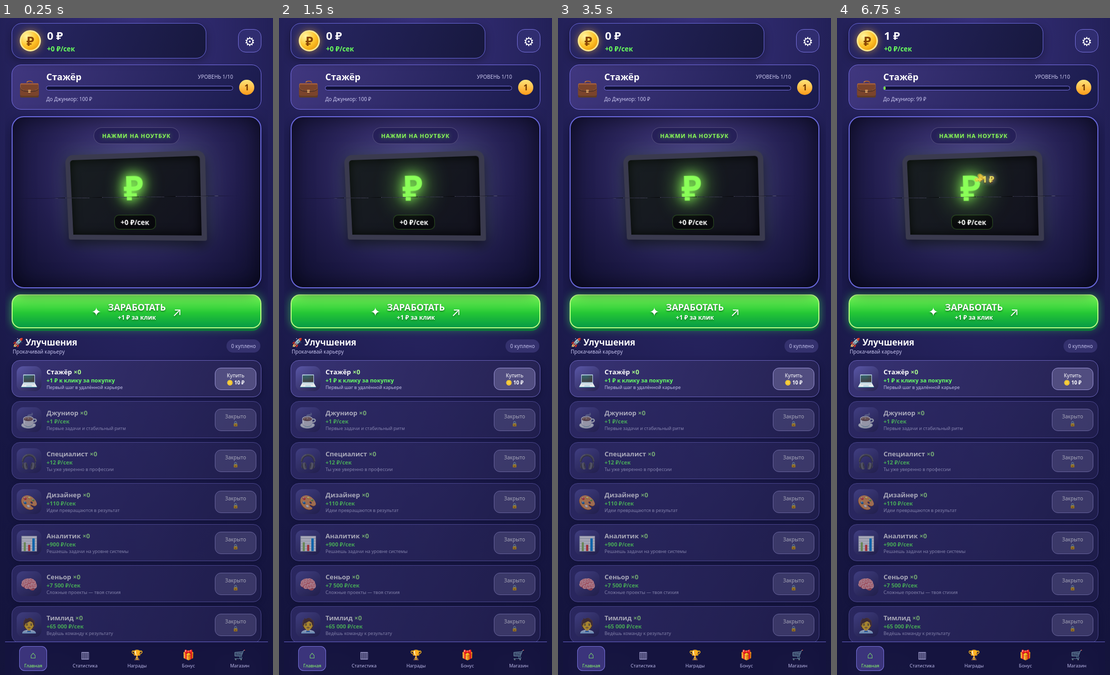
Above: before the commit, frames 1-4 (left to right).
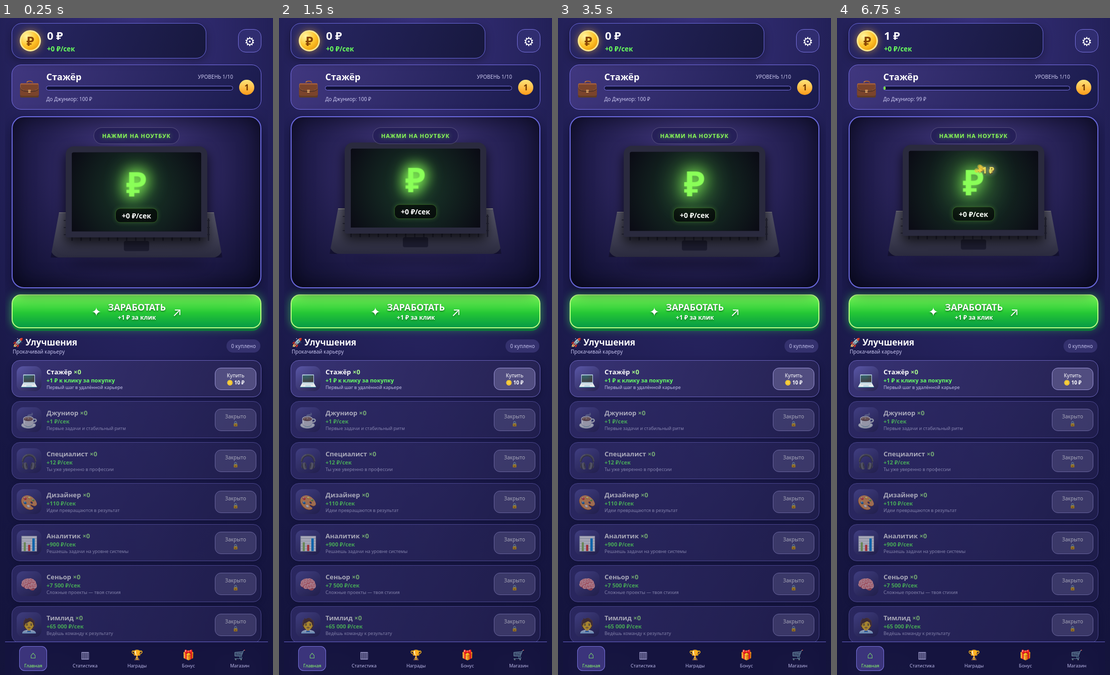
Above: after the commit, the same moments.

Repository: currrent/career-game
Game: browser game, page index.html
Two runs of this game, one before a commit and one after it. Both use one fixed random seed, a clock stepped at 60 frames per second and the inputs below.
Inputs (mouse positions are in pixels of both pictures, inside the frame that each line leads up to):
- Up to frame 1 (0.25 s): no input
- Up to frame 2 (1.5 s): tap Space at 1.1 s; click "Купить 🪙 10 ₽" at 1.27 s
- Up to frame 3 (3.5 s): tap Space every 0.5 s from 1.6 to 3.1 s; click "🛒 Магазин" at 1.87 s; click "🎁 Бонус" at 2.47 s; click "⌂ Главная" at 3.07 s
- Up to frame 4 (6.75 s): tap Space every 0.5 s from 3.6 to 6.6 s; click "🏆 Награды" at 3.67 s; click "▥ Статистика" at 4.27 s; click "🏆 Награды" at 4.87 s; click "▥ Статистика" at 5.47 s; click "⌂ Главная" at 6.07 s; click (973, 208) at 6.67 s

The runs differ from the first frame. In frame 1, 2.8% of the frame differs, in the area x 15-82%, y 19-38%; in frame 2, 3.1%, in the area x 15-82%, y 18-36%; in frame 3, 2.9%; in frame 4, 3.0%.

Commit message:
Новый дизайн: 3D-ноутбук вместо 2D-сцены22

Diff:
--- a/css/style.css
+++ b/css/style.css
@@ -150,7 +150,7 @@
 }
 
 /* =========================================
-   3D СЦЕНА С НОУТБУКОМ
+   НОВАЯ 3D СЦЕНА С НОУТБУКОМ (2.5D)
    ========================================= */
 .scene {
   height: 340px;
@@ -163,16 +163,10 @@
   display: flex;
   align-items: center;
   justify-content: center;
-  perspective: 1000px;
-}
-
-/* Смена фонов в зависимости от ранга */
-.stage2 {
-  background: radial-gradient(circle at 50% 30%, #2b638a, #1a2c5a 60%, #0d0d2b);
-}
-.stage3 {
-  background: radial-gradient(circle at 50% 30%, #6a2b8a, #1a1a5a 60%, #0d0d2b);
-}
+}
+
+.stage2 { background: radial-gradient(circle at 50% 30%, #2b638a, #1a2c5a 60%, #0d0d2b); }
+.stage3 { background: radial-gradient(circle at 50% 30%, #6a2b8a, #1a1a5a 60%, #0d0d2b); }
 
 .scene-caption {
   position: absolute;
@@ -192,45 +186,51 @@
   white-space: nowrap;
 }
 
+/* Контейнер ноутбука */
 .laptop-wrapper {
-  width: 320px;
-  height: 220px;
+  width: 340px;
+  height: 250px;
   position: relative;
   cursor: pointer;
-  transform-style: preserve-3d;
   margin-top: 30px;
-}
-
-.laptop-3d {
-  width: 100%;
-  height: 100%;
-  position: relative;
-  transform-style: preserve-3d;
-  transform: rotateX(10deg) rotateY(-15deg) rotateZ(2deg);
-  transition: transform 0.3s cubic-bezier(0.175, 0.885, 0.32, 1.275);
-}
-
+  /* Плавное парение ноутбука в простое */
+  animation: floatIdle 3s ease-in-out infinite;
+}
+
+/* Тень под ноутбуком */
+.laptop-shadow {
+  position: absolute;
+  bottom: 10px;
+  left: 50%;
+  transform: translateX(-50%);
+  width: 280px;
+  height: 20px;
+  background: rgba(0,0,0,0.7);
+  border-radius: 50%;
+  filter: blur(12px);
+  z-index: 0;
+  animation: shadowIdle 3s ease-in-out infinite;
+}
+
+/* Экран ноутбука */
 .laptop-screen {
   position: absolute;
   top: 0;
-  left: 20px;
+  left: 30px;
   width: 280px;
-  height: 170px;
+  height: 180px;
   background: #12121e;
-  border: 10px solid #3a3a4e;
+  border: 12px solid #2a2a3e;
   border-radius: 16px 16px 4px 4px;
-  box-shadow:
-      inset 0 0 20px rgba(0,0,0,1),
-      0 10px 20px rgba(0,0,0,0.5),
-      0 0 40px rgba(138, 255, 88, 0.15);
-  transform-origin: bottom;
-  transform: rotateX(-15deg);
+  box-shadow: inset 0 0 30px #000, 0 10px 25px rgba(0,0,0,0.8);
   overflow: hidden;
+  z-index: 2;
   display: flex;
   align-items: center;
   justify-content: center;
 }
 
+/* Содержимое экрана */
 .screen-content {
   display: flex;
   flex-direction: column;
@@ -238,16 +238,16 @@
   justify-content: center;
   width: 100%;
   height: 100%;
-  background: linear-gradient(135deg, rgba(138,255,88,0.05) 0%, transparent 100%);
+  background: radial-gradient(circle at 50% 50%, #1a3a2a, #0a0a14);
 }
 
 .cash-icon {
   font-size: 65px;
   font-weight: 900;
   color: #8aff58;
-  text-shadow: 0 0 20px #8aff58;
-  margin-bottom: 10px;
-  animation: pulseCoin 2.5s infinite;
+  text-shadow: 0 0 25px #8aff58;
+  margin-bottom: 5px;
+  animation: pulseCoin 2s infinite;
 }
 
 .screen-stats {
@@ -258,40 +258,53 @@
   padding: 4px 12px;
   border-radius: 10px;
   border: 1px solid rgba(138, 255, 88, 0.3);
-}
-
-.laptop-keyboard {
+  box-shadow: 0 0 10px rgba(138, 255, 88, 0.2);
+}
+
+/* База (клавиатура) */
+.laptop-base {
   position: absolute;
-  bottom: 25px;
-  left: -10px;
+  bottom: 30px;
+  left: 0;
   width: 340px;
-  height: 110px;
-  background: linear-gradient(#4a4a5e, #2a2a3e);
-  border-radius: 4px 4px 20px 20px;
-  transform-origin: top;
-  transform: rotateX(80deg);
-  box-shadow: 0 25px 35px rgba(0,0,0,0.8);
-  border: 2px solid #5a5a6e;
-  overflow: hidden;
-}
-
-.keys {
-  width: 90%;
-  height: 75%;
-  margin: 10px auto;
+  height: 90px;
+  background: linear-gradient(180deg, #5a5a6e, #2a2a3e);
+  border-radius: 6px 6px 20px 20px;
+  /* Делаем трапецию для эффекта перспективы */
+  clip-path: polygon(5% 0, 95% 0, 100% 100%, 0% 100%);
+  box-shadow: 0 15px 30px rgba(0,0,0,0.6);
+  z-index: 1;
+  border-top: 2px solid #888;
+}
+
+/* Имитация клавиш */
+.keyboard-keys {
+  width: 85%;
+  height: 45px;
+  margin: 10px auto 0;
   background-image:
-      repeating-linear-gradient(90deg, transparent, transparent 22px, #1a1a2e 22px, #1a1a2e 24px),
-      repeating-linear-gradient(0deg, transparent, transparent 18px, #1a1a2e 18px, #1a1a2e 20px);
+    repeating-linear-gradient(90deg, transparent, transparent 15px, #1a1a2e 15px, #1a1a2e 18px),
+    repeating-linear-gradient(0deg, transparent, transparent 12px, #1a1a2e 12px, #1a1a2e 14px);
   opacity: 0.6;
-  border-radius: 5px;
-}
-
-/* Анимация нажатия на ноутбук */
-.clicking .laptop-3d {
-  animation: laptopPress 0.4s cubic-bezier(0.25, 1, 0.5, 1);
-}
-
-/* Слой для всплывающих цифр и монет */
+  border-radius: 4px;
+}
+
+/* Тачпад */
+.trackpad {
+  width: 50px;
+  height: 20px;
+  background: #1a1a2e;
+  margin: 0 auto;
+  border-radius: 4px;
+  opacity: 0.8;
+}
+
+/* Анимация нажатия */
+.clicking .laptop-wrapper {
+  animation: laptopPress 0.25s cubic-bezier(0.25, 1, 0.5, 1);
+}
+
+/* Слой для монет */
 #floatLayer {
   position: absolute;
   inset: 0;
@@ -299,6 +312,28 @@
   z-index: 10;
 }
 
+/* Новые Keyframes для анимаций */
+@keyframes laptopPress {
+  0% { transform: translateY(0) scale(1); }
+  50% { transform: translateY(15px) scale(0.96); }
+  100% { transform: translateY(0) scale(1); }
+}
+
+@keyframes floatIdle {
+  0%, 100% { transform: translateY(0); }
+  50% { transform: translateY(-8px); }
+}
+
+@keyframes shadowIdle {
+  0%, 100% { transform: translateX(-50%) scale(1); opacity: 0.7; }
+  50% { transform: translateX(-50%) scale(0.9); opacity: 0.4; }
+}
+
+@keyframes pulseCoin {
+  0% { transform: scale(1); filter: drop-shadow(0 0 10px #8aff58); }
+  50% { transform: scale(1.1); filter: drop-shadow(0 0 35px #8aff58); }
+  100% { transform: scale(1); filter: drop-shadow(0 0 10px #8aff58); }
+}
 /* =========================================
    КНОПКА ЗАРАБОТАТЬ
    ========================================= */
--- a/index.html
+++ b/index.html
@@ -40,25 +40,31 @@
       <section id="scene" class="scene stage1">
         <div class="scene-caption" id="caption">НАЖМИ НА НОУТБУК</div>
 
-        <!-- Сам ноутбук (на него мы вешаем клик) -->
+        <!-- Сам ноутбук -->
         <div class="laptop-wrapper" id="laptop" role="button" tabindex="0" aria-label="Нажми на ноутбук">
-          <div class="laptop-3d">
-            <div class="laptop-screen">
-              <div class="screen-content">
-                <div class="cash-icon">₽</div>
-                <div class="screen-stats" id="screenIncome">+0 ₽/сек</div>
-              </div>
-            </div>
-            <div class="laptop-keyboard">
-              <div class="keys"></div>
+
+          <!-- Тень под ноутбуком -->
+          <div class="laptop-shadow"></div>
+
+          <!-- Экран -->
+          <div class="laptop-screen">
+            <div class="screen-content">
+              <div class="cash-icon">₽</div>
+              <div class="screen-stats" id="screenIncome">+0 ₽/сек</div>
             </div>
           </div>
+
+          <!-- Клавиатура (основание) -->
+          <div class="laptop-base">
+            <div class="keyboard-keys"></div>
+            <div class="trackpad"></div>
+          </div>
+
         </div>
 
         <!-- Сюда вылетают цифры и монетки -->
         <div id="floatLayer"></div>
       </section>
-
       <button class="earn" id="earn">
         <span>✦</span>
         <b>ЗАРАБОТАТЬ<small id="clickValue">+1 ₽ за клик</small></b>
